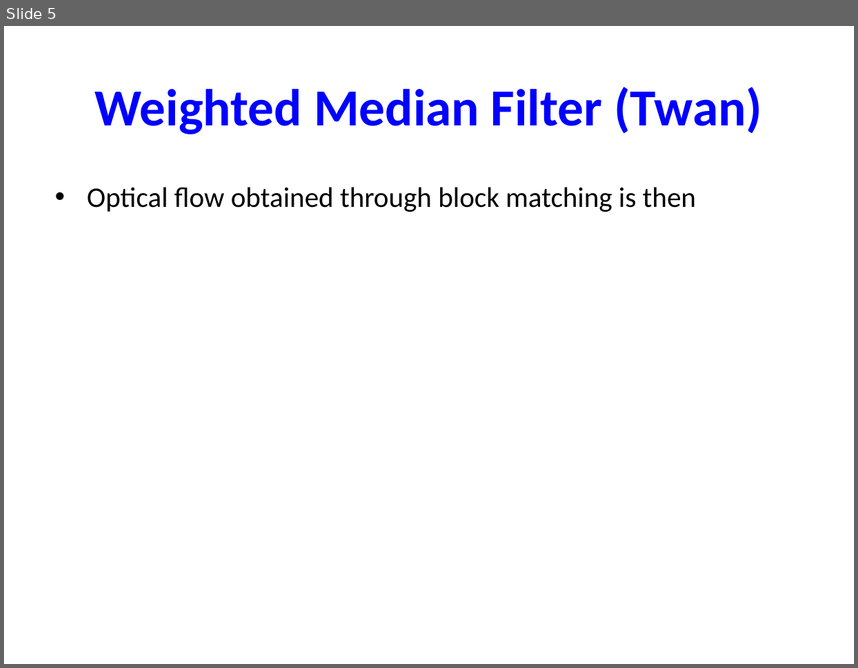
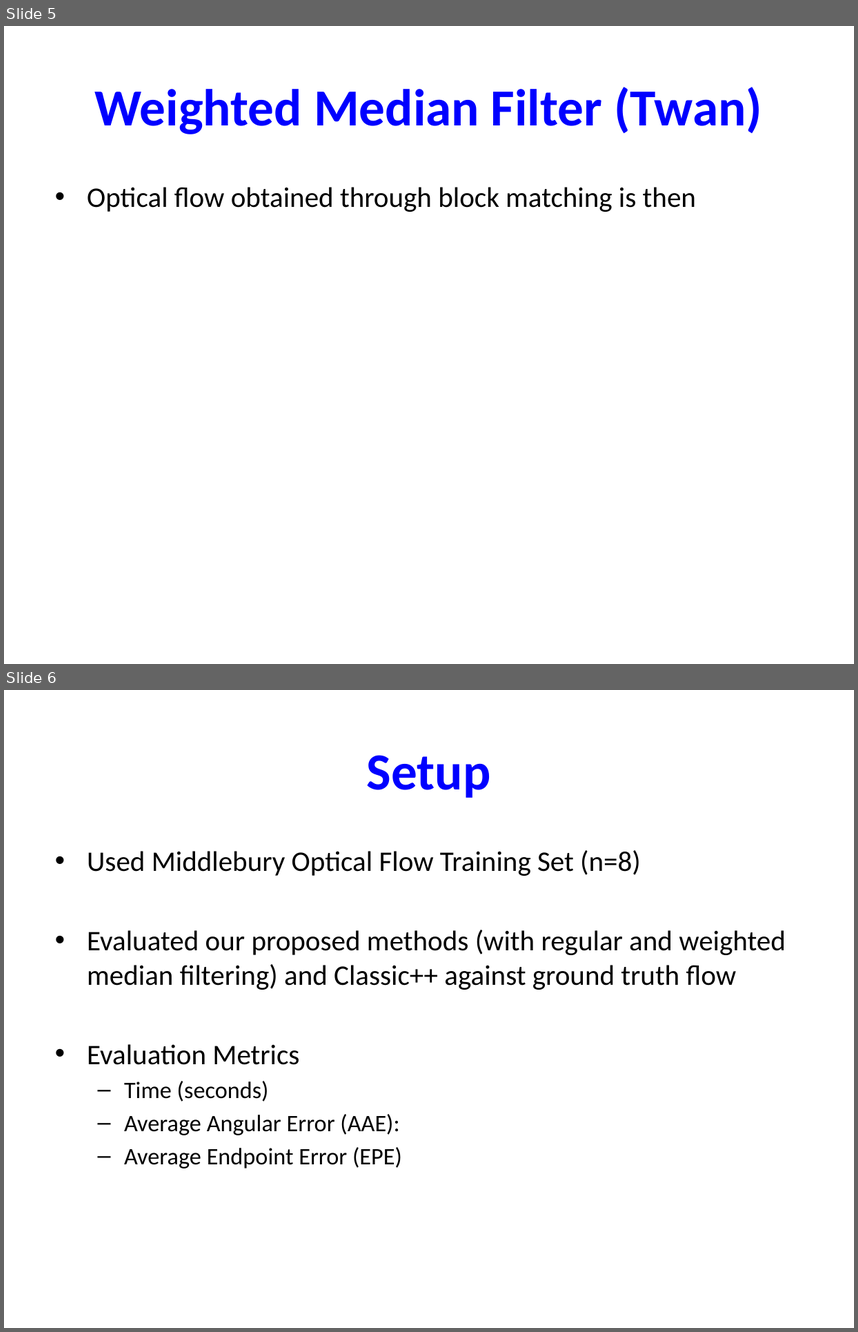
Before and after one commit to tkoolen/6869-project, a slide deck: presentation.pptx. Shown one above the other, each under a label of ours: slide 5 before the commit, slides 5 and 6 after it. The pictures are 858x668 and 858x1332 pixels, drawn with LibreOffice and Linux fonts; fonts in the diff are those of the drawing. Boxes give left, top, right and bottom in pixels: in the first picture for what was removed or moved away, otherwise in the second. Text is boxed around its words. In the diff, an @@ line names an element or a change of style, - is before the commit and + after.

```diff
--- a/presentation.pptx
+++ b/presentation.pptx
@@ slide 6 added at bbox=[4, 690, 854, 1328], background #FFFFFF @@
@@ title added at bbox=[367, 755, 491, 798], 44 pt, text #0000FF, bold @@
+Setup
@@ text added at bbox=[87, 850, 786, 1168], 24 pt, text #000000 @@
+• Used Middlebury Optical Flow Training Set (n=8)
+• Evaluated our proposed methods (with regular and weighted median filtering) and Classic++ against ground truth flow
+• Evaluation Metrics
+  – Time (seconds)
+  – Average Angular Error (AAE):
+  – Average Endpoint Error (EPE)
```
Also in this commit, not shown: 5 slides changed, 2 other slides added.
